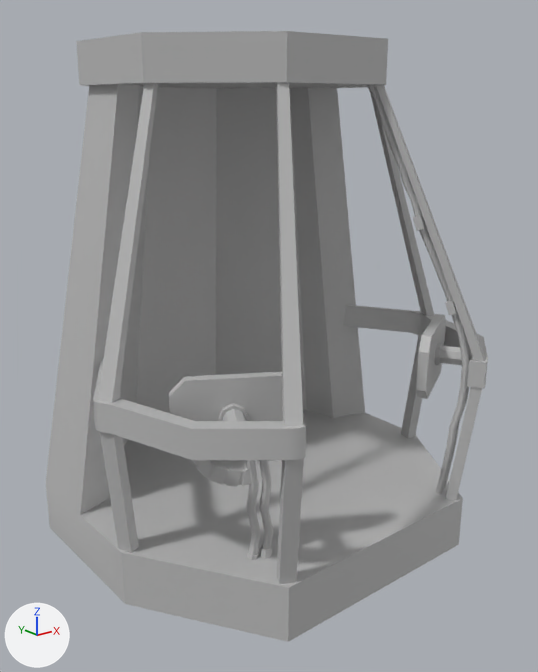
The FBX model Assets/Meshes/Mesh_Cockpit_001.fbx: old version first, new version second.
Rendered twice from a camera (50 mm lens) standing at (-4.24, -5.74, 4.36) and looking at (0.07, -0.35, 2.2). Arrows for +X, +Y and +Z are at lower left; the lights stay in place. Where no turn or scale is listed for an object, it has been applied to the vertices.

The scene before the commit, as lines of its bpy script (objects in view):
```python
me_mesh = bpy.data.meshes.new('Mesh')
me_mesh.from_pydata(...)  # 916 vertices, 823 faces; spans x -1.99..1.99, y -2.0..2.0, z -2.28..2.28
me_mesh.materials.append(mat_lambert1)  # grey #bcbcbc
ob_pcube6 = bpy.data.objects.new('pCube6', me_mesh)
ob_pcube6.location = (0.01, -0.15, 2.58)
```
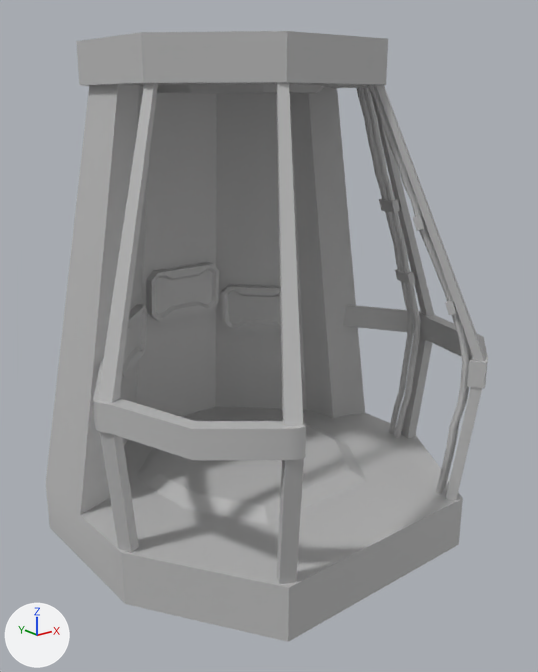
What the commit changed:
me_mesh is used by ob_pcube6; location (0.01, -0.15, 2.58).
me_mesh had 916 vertices, 823 faces and spanned x -1.99..1.99, y -2.0..2.0, z -2.28..2.28.
me_mesh now has 1064 vertices, 960 faces and spans x -1.99..1.99, y -2.0..2.0, z -2.28..2.28.
me_mesh part 1: the loose piece of 8 vertices spanning x 0.69..0.97, y -1.48..-1.26, z 0.74..0.87 is copied, and the copy is multiplied about its middle by the matrix ((0.712, -0.698, 0.071), (0.7, 0.714, 0.0), (-0.051, 0.05, 0.997)), then moved by (0.57, 0.9, 0.0); it spans x 1.31..1.48, y -0.61..-0.33, z 0.74..0.87.
me_mesh part 2: the loose piece of 8 vertices spanning x 0.9..1.18, y -1.72..-1.51, z 0.0..0.14 is copied, and the copy is multiplied about its middle by the matrix ((0.712, -0.698, 0.071), (0.7, 0.714, 0.0), (-0.051, 0.05, 0.997)), then moved by (0.62, 1.11, -0.02); it spans x 1.57..1.75, y -0.64..-0.36, z -0.02..0.11.
me_mesh part 3: a new loose piece of 160 vertices spanning x 0.94..1.79, y -0.66..-0.43, z -1.78..1.97, in mat_lambert1 (grey #bcbcbc).
me_mesh part 4: a new loose piece of 160 vertices spanning x 0.99..1.83, y -0.54..-0.3, z -1.78..1.97, in mat_lambert1 (grey #bcbcbc).
me_mesh part 5: a new loose piece of 48 vertices spanning x -0.44..0.42, y 1.12..1.28, z -0.46..0.09, in mat_lambert1 (grey #bcbcbc).
me_mesh part 6: 7 loose pieces with 376 vertices, spanning x -1.6..1.64, y -1.68..-1.0, z -1.79..-0.19, are deleted.
Part 7, on me_mesh:
1 vertex is removed from x -0.01, y 0.15, z -1.78.
16 faces are deleted.
21 vertices are added at x -1.12..1.11, y -1.05..1.12, z -1.78..-1.7.
28 new faces join them.
Part 8, on me_mesh:
1 vertex is removed from x -0.01, y 0.15, z 1.93.
12 faces are deleted.
25 vertices are added at x -0.78..0.77, y -0.63..0.92, z 1.87..1.95.
32 new faces join them.

Location of each change, [x1, y1, x2, y2] in pixels of the pictures (538 x 672 px):
part 1 of me_mesh, added: after [379, 198, 400, 213]
part 2 of me_mesh, added: after [395, 269, 415, 284]
part 3 of me_mesh, added: after [363, 87, 421, 439]
part 4 of me_mesh, added: after [356, 87, 414, 434]
part 5 of me_mesh, added: after [146, 262, 219, 321]
part 6 of me_mesh, deleted: before [169, 314, 462, 560]
part 7 of me_mesh, built on: before [124, 410, 404, 547]; after [124, 407, 404, 547]
part 8 of me_mesh, built on: before [83, 82, 384, 88]; after [83, 82, 384, 94]
